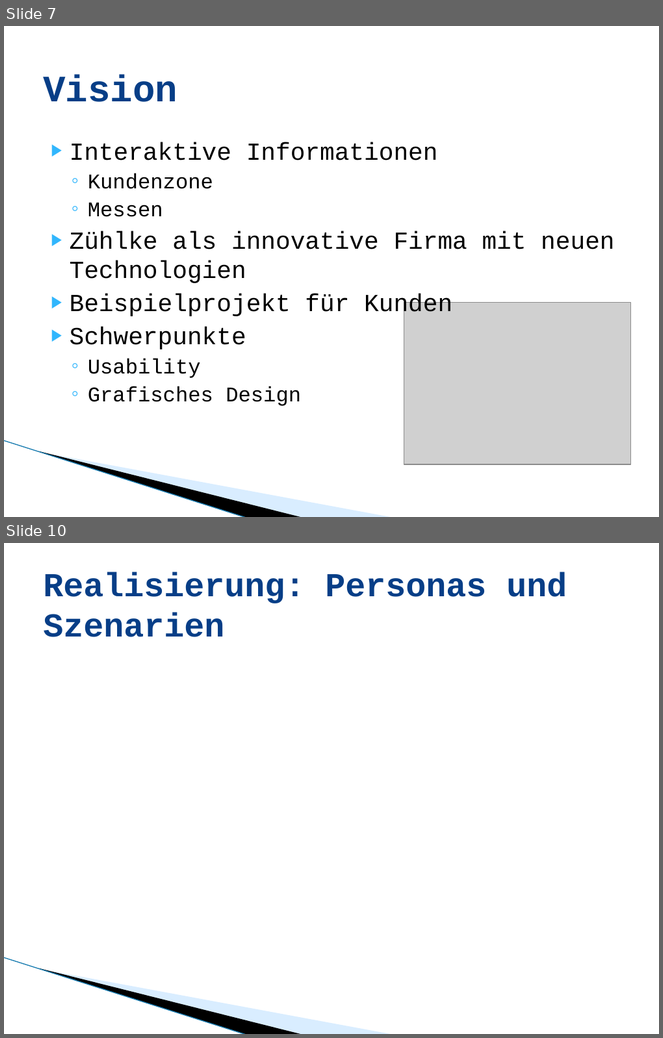
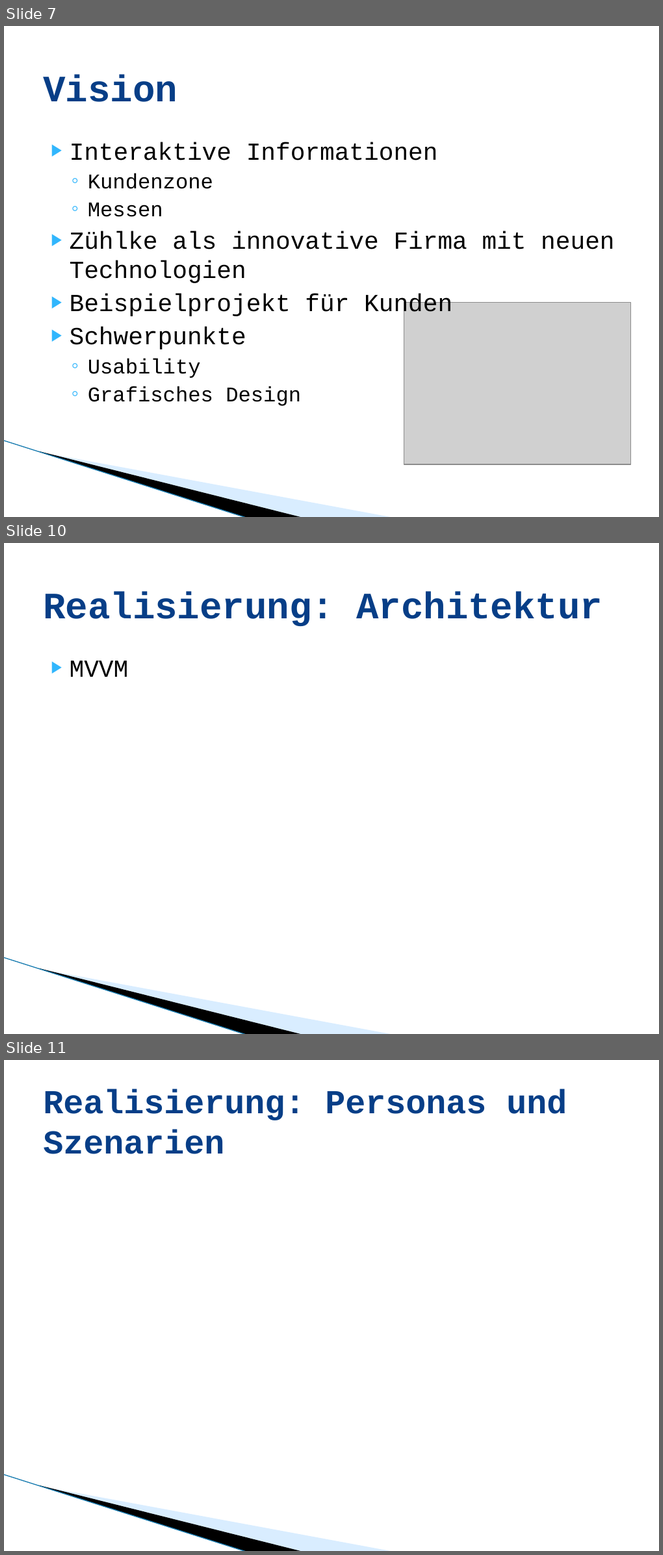
Before and after one commit to lukaselmer/student-thesis-flip, a slide deck: doc/media/flip_zuehlke_praesentation.pptx. Shown one above the other, each under a label of ours: slides 7 and 10 before the commit, slides 7, 10 and 11 after it; the slides between them are not shown. The pictures are 663x1038 and 663x1555 pixels, drawn with LibreOffice and Linux fonts; fonts in the diff are those of the drawing; grey boxes stand for pictures; background and template pictures are left out. Boxes give left, top, right and bottom in pixels: in the first picture for what was removed or moved away, otherwise in the second. Text is boxed around its words. In the diff, an @@ line names an element or a change of style, - is before the commit and + after.

```diff
--- a/doc/media/flip_zuehlke_praesentation.pptx
+++ b/doc/media/flip_zuehlke_praesentation.pptx
@@ slide 10 added at (4,543,659,1034), background #FFFFFF; not listed: 3 template elements that a slide beside it also shows @@
@@ title added at (43,591,603,626), 41 pt, text #073E87, bold @@
+Realisierung: Architektur
@@ text added at (70,661,129,677), 27 pt, text #000000 @@
+▶ MVVM
@@ what was slide 10 is now slide 11 @@
```
Also in this commit, not shown: 2 slides changed.
